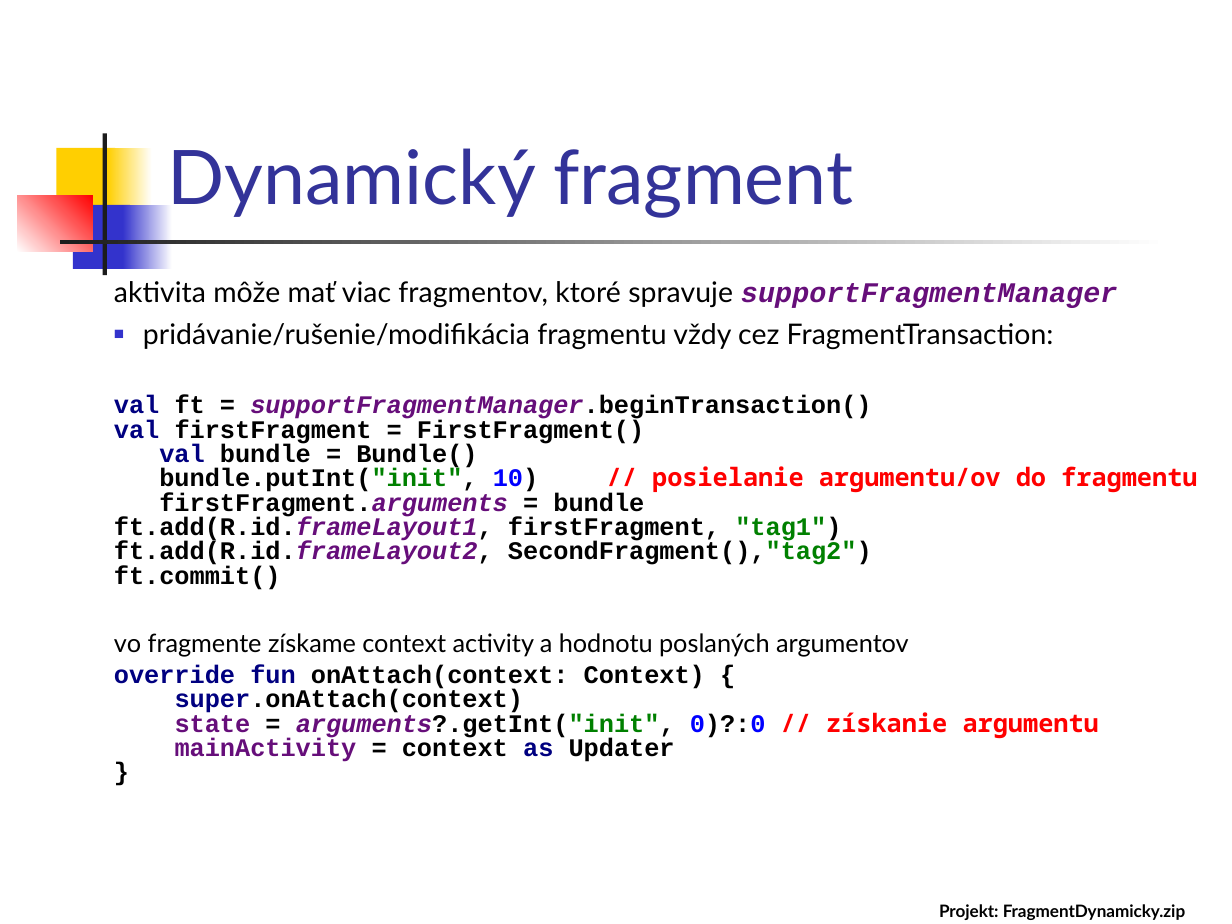
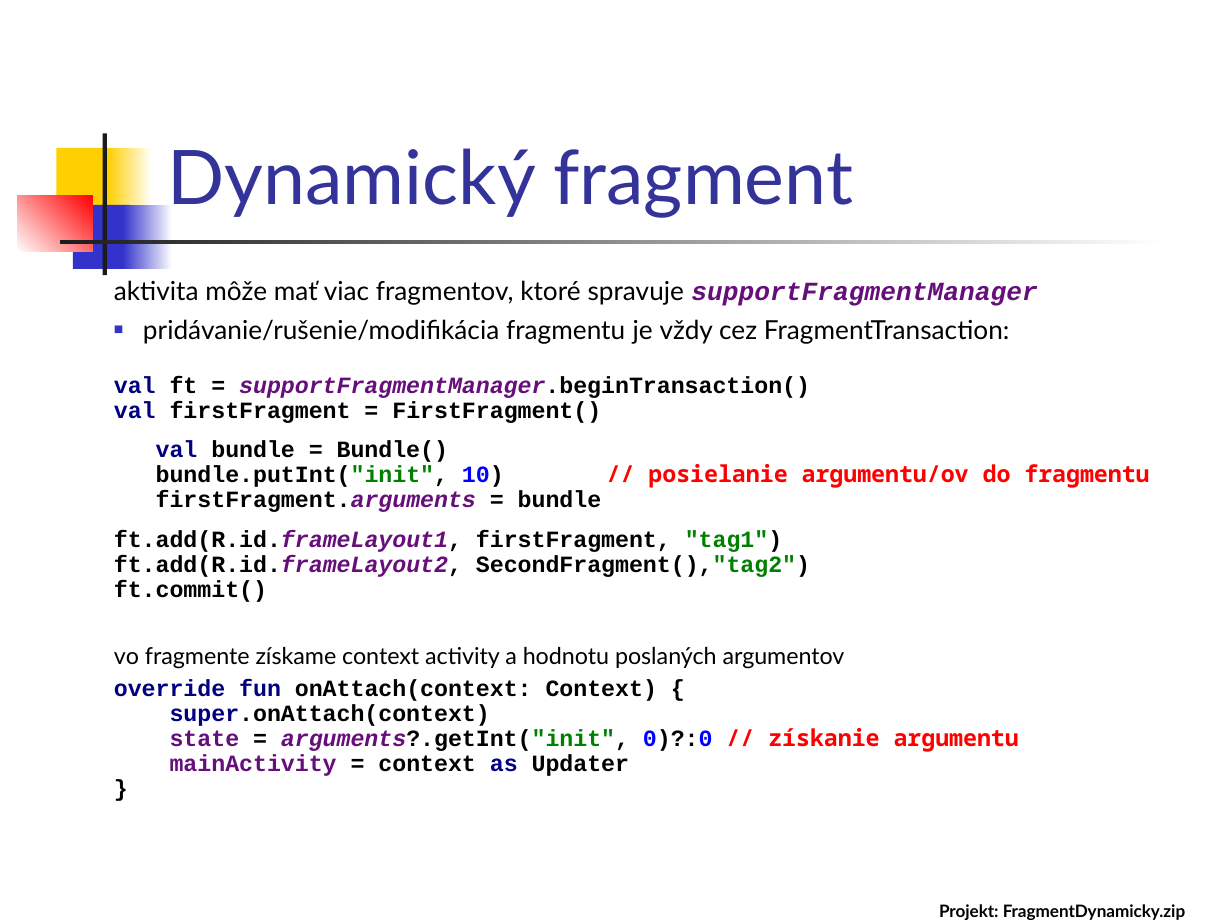
Before and after one commit to vmandro/Prednasky, a slide deck: slide 19 of 07/07_Android.ppt (slide 14 before the commit). Drawn at 1232x924 pixels with LibreOffice and Linux fonts; fonts in the diff are those of the drawing. Boxes give left, top, right and bottom in pixels: in the first picture for what was removed or moved away, otherwise in the second. Text is boxed around its words. In the diff, an @@ line names an element or a change of style, - is before the commit and + after.

```diff
--- a/07/07_Android.ppt
+++ b/07/07_Android.ppt
@@ text at (114, 280, 1037, 776): size 16.6 to 15.3 pt in "aktivita môže mať viac fragmentov, ktoré spravuje ..."; size 14.8 to 13.6 pt in "vo fragmente získame context activity a hodnotu ...", "override fun onAttach(context: Context) { super.onAttach(con ..."; line spacing 0.8 to 0.9 @@
@@ text at (114, 319, 1149, 602): text changed; size 14.8 to 13.6 pt @@
-■ pridávanie/rušenie/modifikácia fragmentu vždy cez FragmentTransaction:
-val ft = supportFragmentManager.beginTransaction()
-val firstFragment = FirstFragment()
-val bundle = Bundle()
-bundle.putInt("init", 10) // posielanie argumentu/ov do fragmentu
-firstFragment.arguments = bundle
-ft.add(R.id.frameLayout1, firstFragment, "tag1")
-ft.add(R.id.frameLayout2, SecondFragment(),"tag2")
-ft.commit()
+■ pridávanie/rušenie/modifikácia fragmentu je vždy cez FragmentTransaction:
+val ft = supportFragmentManager.beginTransaction()
+val firstFragment = FirstFragment()
+val bundle = Bundle()
+bundle.putInt("init", 10) // posielanie argumentu/ov do fragmentu
+firstFragment.arguments = bundle
+ft.add(R.id.frameLayout1, firstFragment, "tag1")
+ft.add(R.id.frameLayout2, SecondFragment(),"tag2")
+ft.commit()
```
Also in this commit, not shown: 23 other slides changed, 9 slides added, 2 slides removed, 1 other file.
